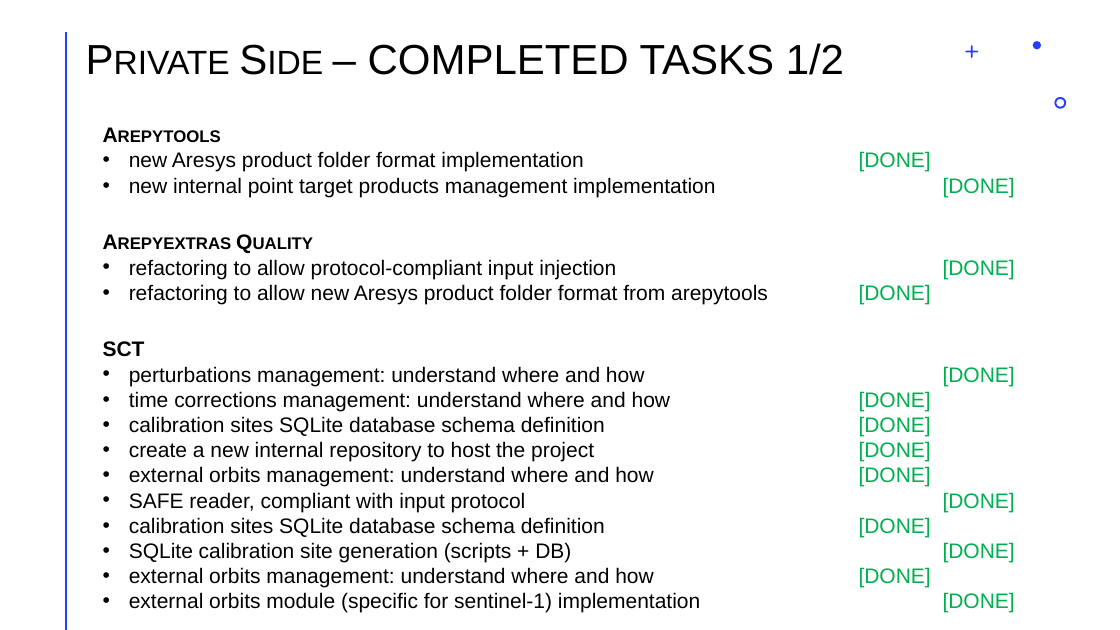
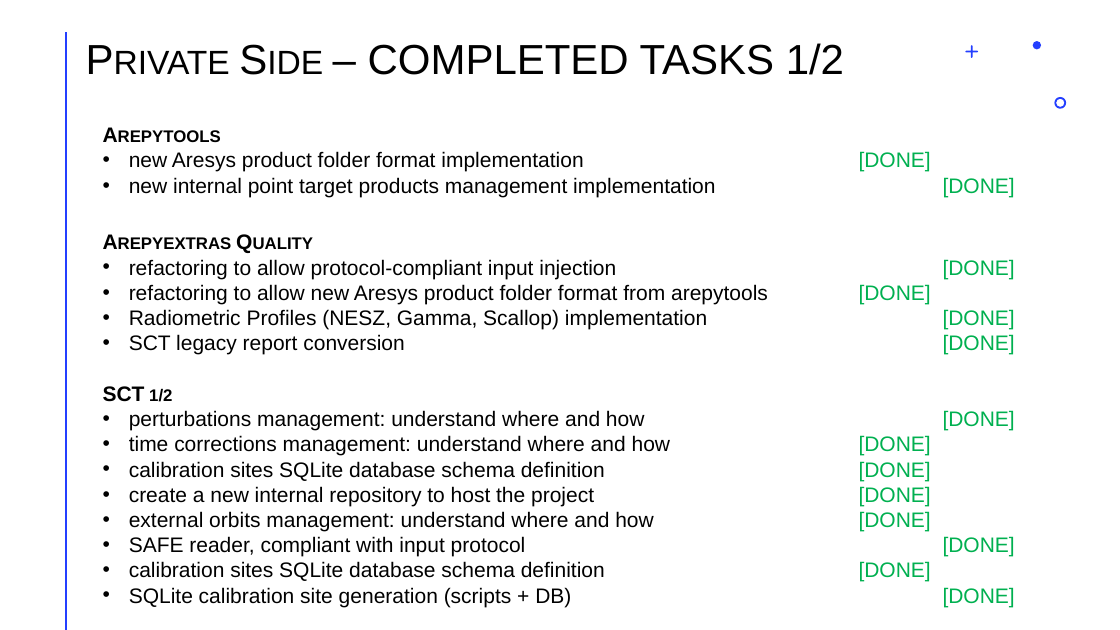
Before and after one commit to aresys-srl/sct, a slide deck: slide 8 of documentation/new_sct_status_update.pptx (slide 7 before the commit). Drawn at 1120x630 pixels with LibreOffice and Linux fonts; fonts in the diff are those of the drawing. Boxes give left, top, right and bottom in pixels: in the first picture for what was removed or moved away, otherwise in the second. Text is boxed around its words. In the diff, an @@ line names an element or a change of style, - is before the commit and + after.

Commit message:
release 1.0.0.dev1: radiometric analysis, new format support (novasar-1, iceye)

```diff
--- a/documentation/new_sct_status_update.pptx
+++ b/documentation/new_sct_status_update.pptx
@@ text at bbox=[129, 259, 1015, 355]: paragraphs added @@
+• Radiometric Profiles (NESZ, Gamma, Scallop) implementation [DONE]
+• SCT legacy report conversion [DONE]
@@ text "SCT 1/2": place and size @@
-text "SCT 1/2" at bbox=[103, 341, 1015, 613]
+text "SCT 1/2" at bbox=[103, 386, 1015, 607]
@@ text at bbox=[103, 386, 172, 402]: text changed @@
-SCT
+SCT 1/2
@@ text at bbox=[129, 366, 1015, 613]: paragraphs removed @@
-• external orbits management: understand where and how [DONE]
-• external orbits module (specific for sentinel-1) implementation [DONE]
```
Also in this commit, not shown: 7 other slides changed, 2 slides added, 3 slides removed, 45 other files.
